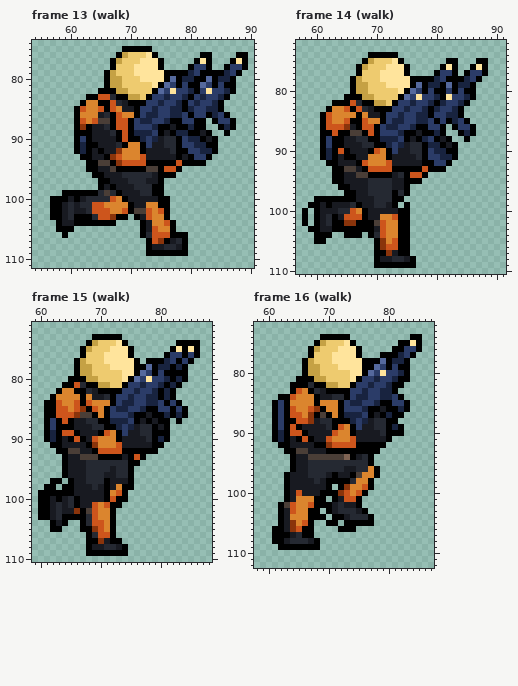
Edited in one commit: pixel-art file (sprites/commandorun.ase). The first picture shows the starting point.
150x150 pixels, 208 frames. Shown: frame 13 (walk): x 54..90, y 74..111; frame 14 (walk): x 57..91, y 72..110; frame 15 (walk): x 59..88, y 71..110; frame 16 (walk): x 58..87, y 72..112. The commit also changed other frames, which this record leaves out.
The same view after the edit:
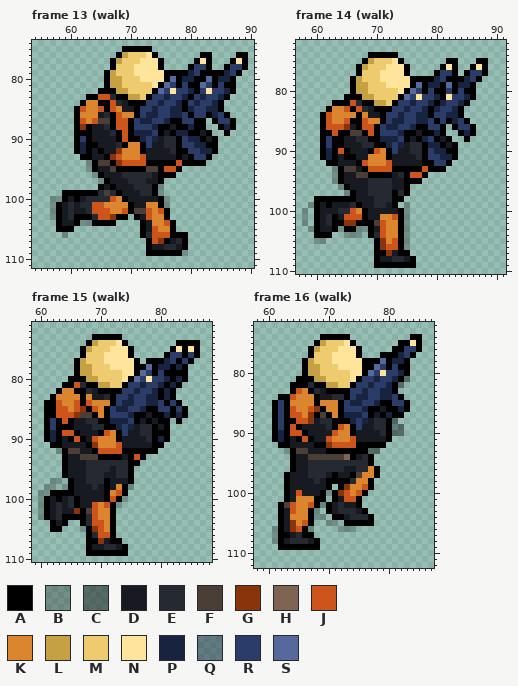
Palette (. is transparent): A #000000  B #0000003f  C #0000006e  D #181a21  E #252932  F #4a3e37  G #8a340b  H #7f6353  J #cd551c  K #db852e  L #c5a144  M #eecb6f  N #ffe49c  P #18233f  Q #18233f6e  R #2b3c68  S #55699d
What changed:
layer "Sketch 1" opacity 57% added
layer "Sketch 2" added
layer "Flattened" removed
Frame 13 (walk), layer "Sketch 1":
y 94..95: x 63 A -> B
y 96: x 64 A -> B
y 97: x 65 A -> B
y 98..99: x 75 A -> B
y 100: x 57..58 AA -> BB; x 76 A -> B
y 101: x 57 A -> B; x 76 A -> B
y 102..103: x 57 A -> B
y 104: x 62..63 AA -> BB
y 106: x 59 A -> B
y 109: x 79 A -> B
Frame 14 (walk), layer "Sketch 1":
y 93..95: x 63 A -> B
y 96: x 64 A -> B
y 97: x 65 A -> B
y 99: x 59 A -> B; x 75 A -> B
y 100..102: x 58 A -> B; x 75 A -> B
y 103: x 59 A -> B; x 64 A -> B; x 67..68 AA -> BB; x 75 A -> B
y 104: x 65..67 AAA -> BBB; x 75 A -> B
y 105: x 60..61 AA -> BB; x 75 A -> B
y 106: x 75 A -> B
Frame 15 (walk), layer "Sketch 1":
y 92: x 63 A -> B
y 97: x 62..63 AA -> BB
y 98: x 61..62 AA -> BB; x 64 A -> B; x 75 A -> B
y 99: x 60..61 AA -> BB
y 100: x 60 A -> B; x 74 A -> B
y 101: x 60 A -> B; x 73 A -> B
y 102..103: x 60 A -> B
y 105: x 67 A -> B
Frame 16 (walk), layers "Sketch 2", "Sketch 1":
y 81: x 83 A -> C
y 82: x 82 A -> C
y 88: x 81 A -> C
y 89: x 81..82 PA -> QC
y 90: x 81..82 AA -> CC
y 93: x 63 A -> B; x 77..78 AA -> CC
y 100: x 70 A -> B
y 102: x 69 A -> B
y 103: x 68 A -> B
y 104: x 68..69 AA -> BB
y 105: x 70..71 AA -> BB
y 106: x 61 A -> B; x 67 A -> B; x 72..74 AAA -> BBB
y 107..108: x 61 A -> B
